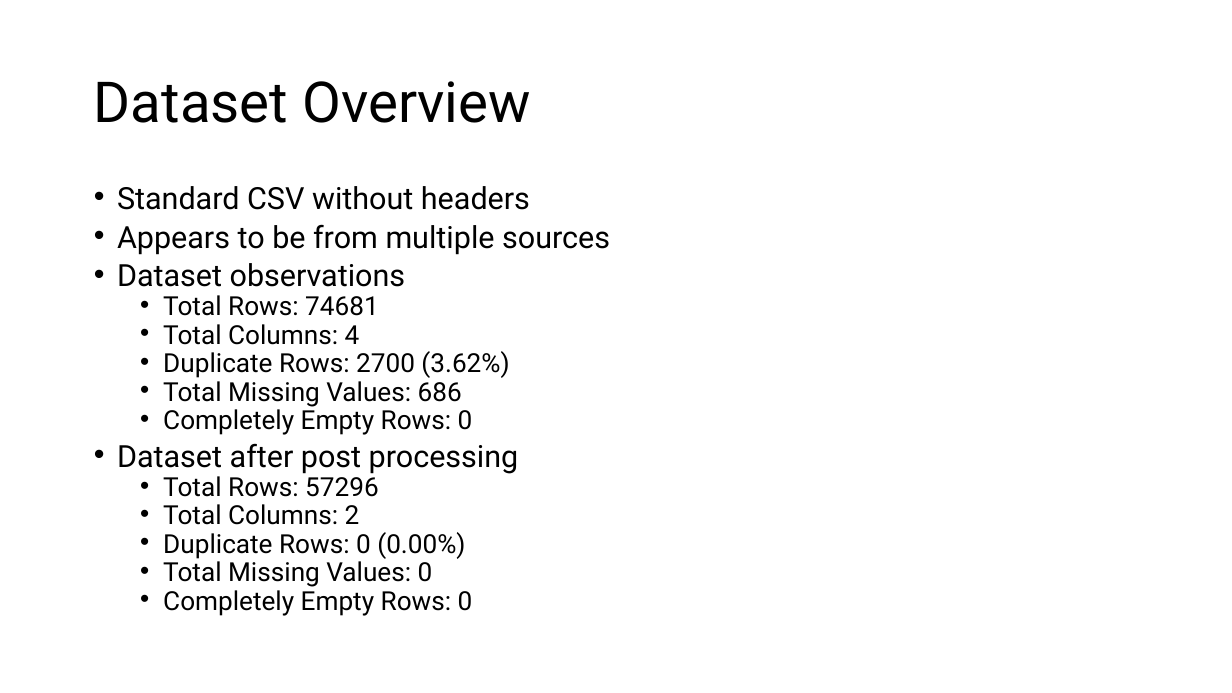
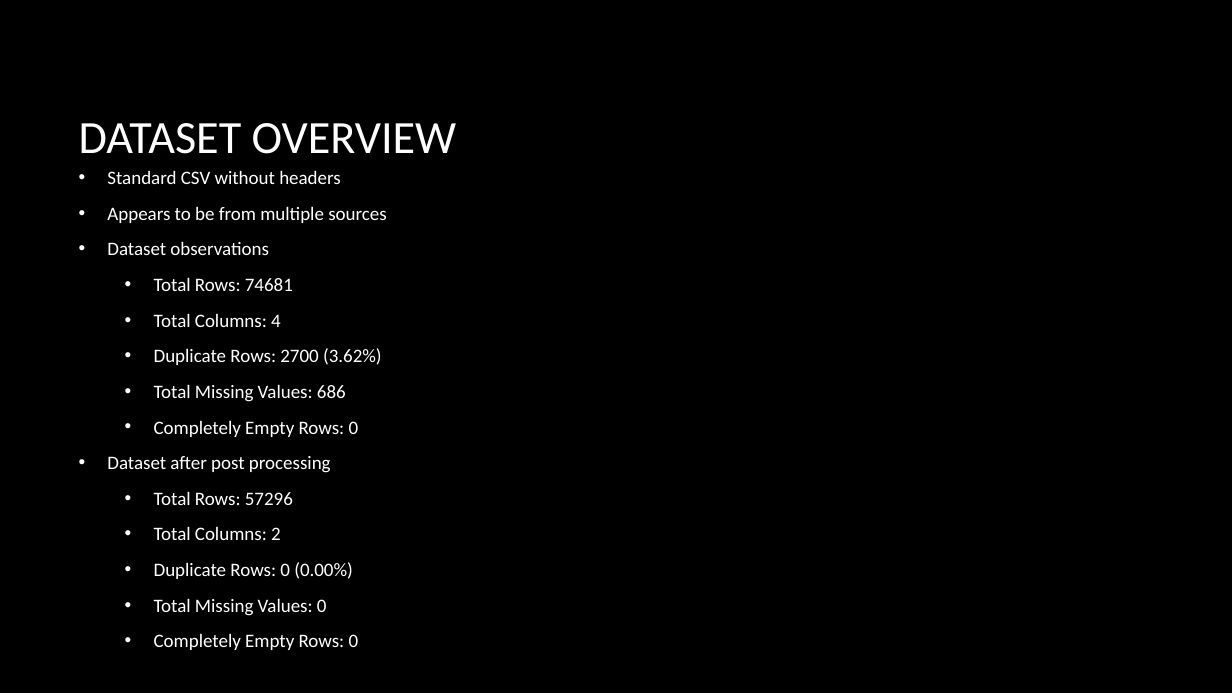
Before and after one commit to mramsundar/IITM-Graded-Projects, a slide deck: slide 3 of Week 31/Week 31 Summary Presentation.pptx. Drawn at 1232x693 pixels with LibreOffice and Linux fonts; fonts in the diff are those of the drawing; background and template pictures are left out. Boxes give left, top, right and bottom in pixels: in the first picture for what was removed or moved away, otherwise in the second. Text is boxed around its words. In the diff, an @@ line names an element or a change of style, - is before the commit and + after.

```diff
--- a/Week 31/Week 31 Summary Presentation.pptx
+++ b/Week 31/Week 31 Summary Presentation.pptx
@@ background #FFFFFF to picture (left out) @@
@@ title at [79,123,457,154]: text changed; size 44 to 36 pt; font Roboto to Calibri; text colour #000000 to #FFFFFF @@
-Dataset Overview
+DATASET OVERVIEW
@@ text "Standard CSV without headers": place and size @@
-text "Standard CSV without headers" at [117,186,610,616]
+text "Standard CSV without headers" at [107,170,387,650]
@@ text "Standard CSV without headers" at [107,170,387,650]: size 23.8 to 14.8 pt in "Standard CSV without headers", "Appears to be from multiple sources", "Dataset observations", "Dataset after post processing"; font Roboto to Calibri, text colour #000000 to #FFFFFF; size 20.4 to 14.8 pt in "Total Rows: 74681", "Total Columns: 4", "Duplicate Rows: 2700 (3.62%)", "Total Missing Values: 686" and 6 more places; indent changed; line spacing 0.7 to 1; more space between paragraphs; vertical alignment top to middle @@
```
Also in this commit, not shown: 10 other slides changed, 1 slide added, 3 other files.
